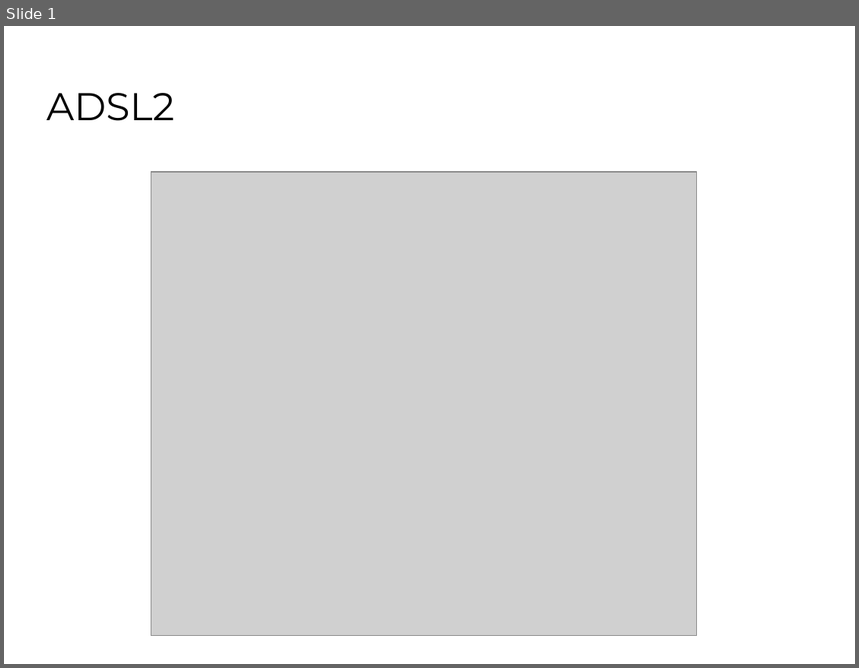
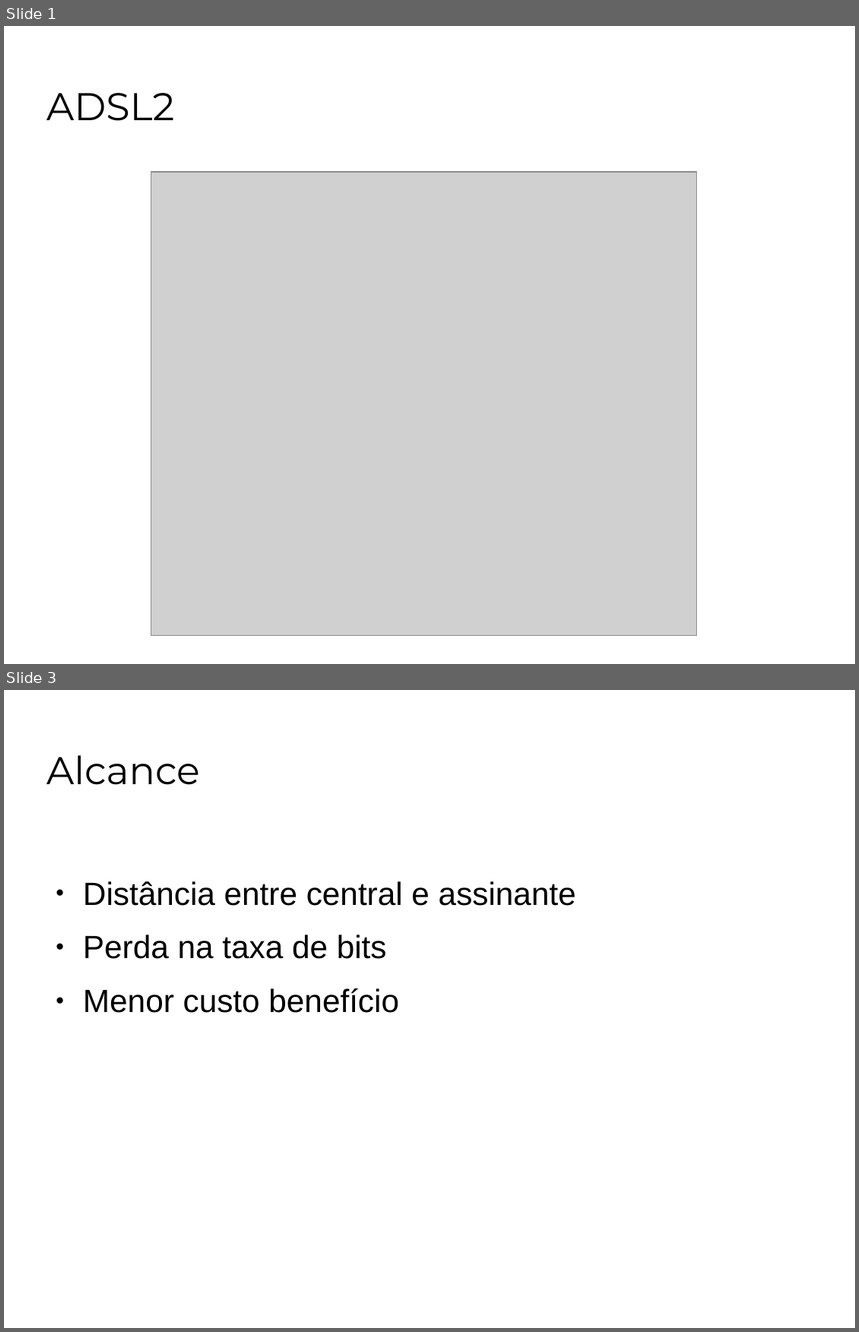
Before and after one commit to rzorzal/ADSL2, a slide deck: adsl2.odp. Shown one above the other, each under a label of ours: slide 1 before the commit, slides 1 and 3 after it; the slides between them are not shown. The pictures are 859x668 and 859x1332 pixels, drawn with LibreOffice and Linux fonts; fonts in the diff are those of the drawing; grey boxes stand for pictures; background and template pictures are left out. Boxes give left, top, right and bottom in pixels: in the first picture for what was removed or moved away, otherwise in the second. Text is boxed around its words. In the diff, an @@ line names an element or a change of style, - is before the commit and + after.

```diff
--- a/adsl2.odp
+++ b/adsl2.odp
@@ slide 3 added at <box>4,690,855,1328</box>, background picture (left out) @@
@@ title added at <box>47,755,200,785</box>, 36 pt, text #000000 @@
+Alcance
@@ text added at <box>83,882,576,1013</box>, 30 pt, text #000000 @@
+● Distância entre central e assinante
+● Perda na taxa de bits
+● Menor custo benefício
```
Also in this commit, not shown: 4 slides changed, 4 other slides added, 1 slide removed, 3 other files.
